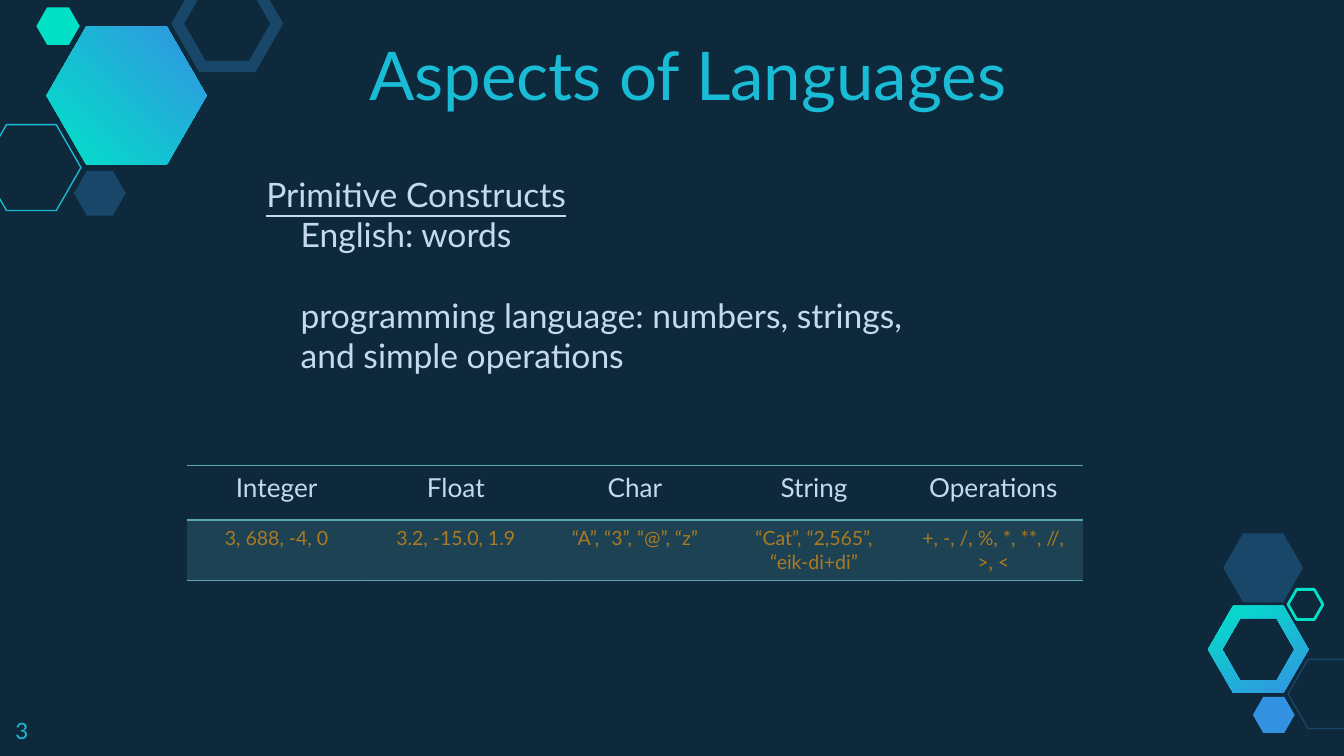
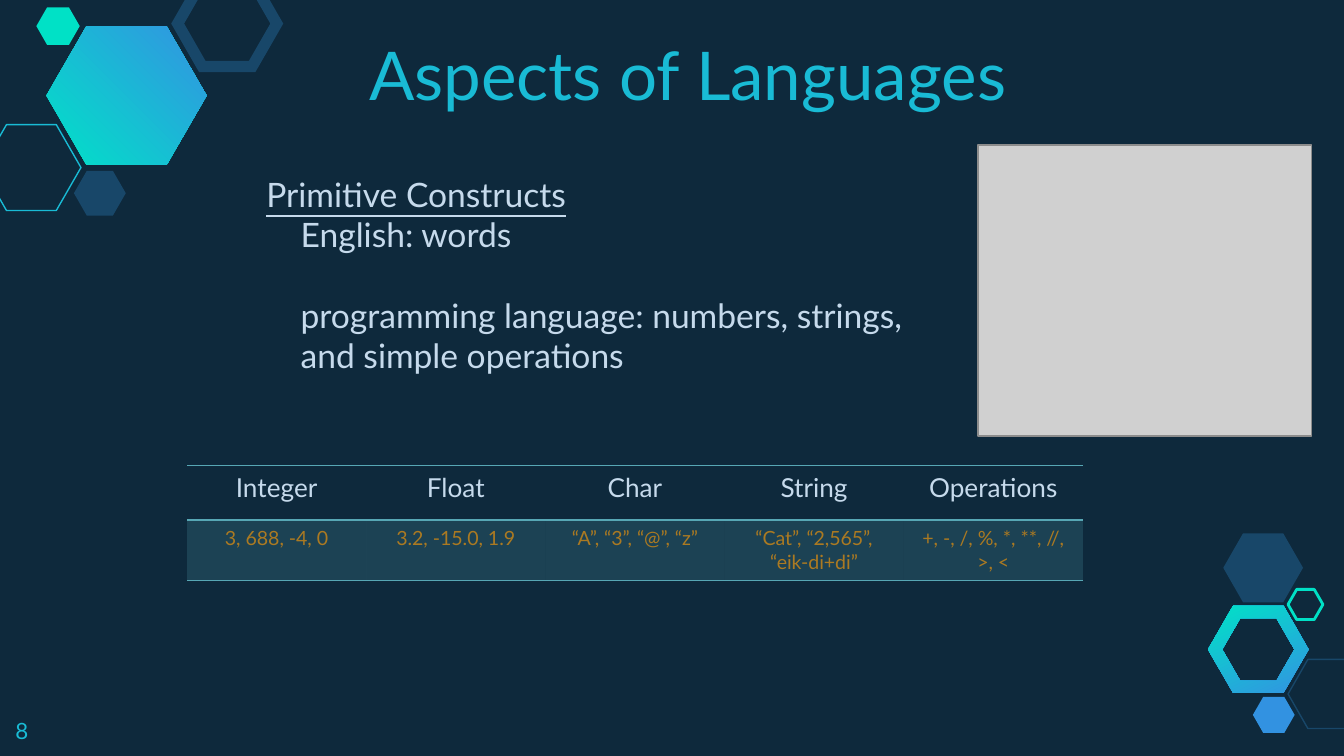
Before and after one commit to branhoff/python_class_101, a slide deck: slide 8 of lecture_slides/1_Python Lesson 1 - Aspects of Language.pptx (slide 3 before the commit). Drawn at 1344x756 pixels with LibreOffice and Linux fonts; fonts in the diff are those of the drawing; grey boxes stand for pictures. Boxes give left, top, right and bottom in pixels: in the first picture for what was removed or moved away, otherwise in the second. Text is boxed around its words. In the diff, an @@ line names an element or a change of style, - is before the commit and + after.

```diff
--- a/lecture_slides/1_Python Lesson 1 - Aspects of Language.pptx
+++ b/lecture_slides/1_Python Lesson 1 - Aspects of Language.pptx
@@ picture added at box(978, 145, 1312, 435) @@
@@ page number at box(15, 723, 28, 739): text changed @@
-3
+8
```
Also in this commit, not shown: 6 slides added, 1 slide removed.
